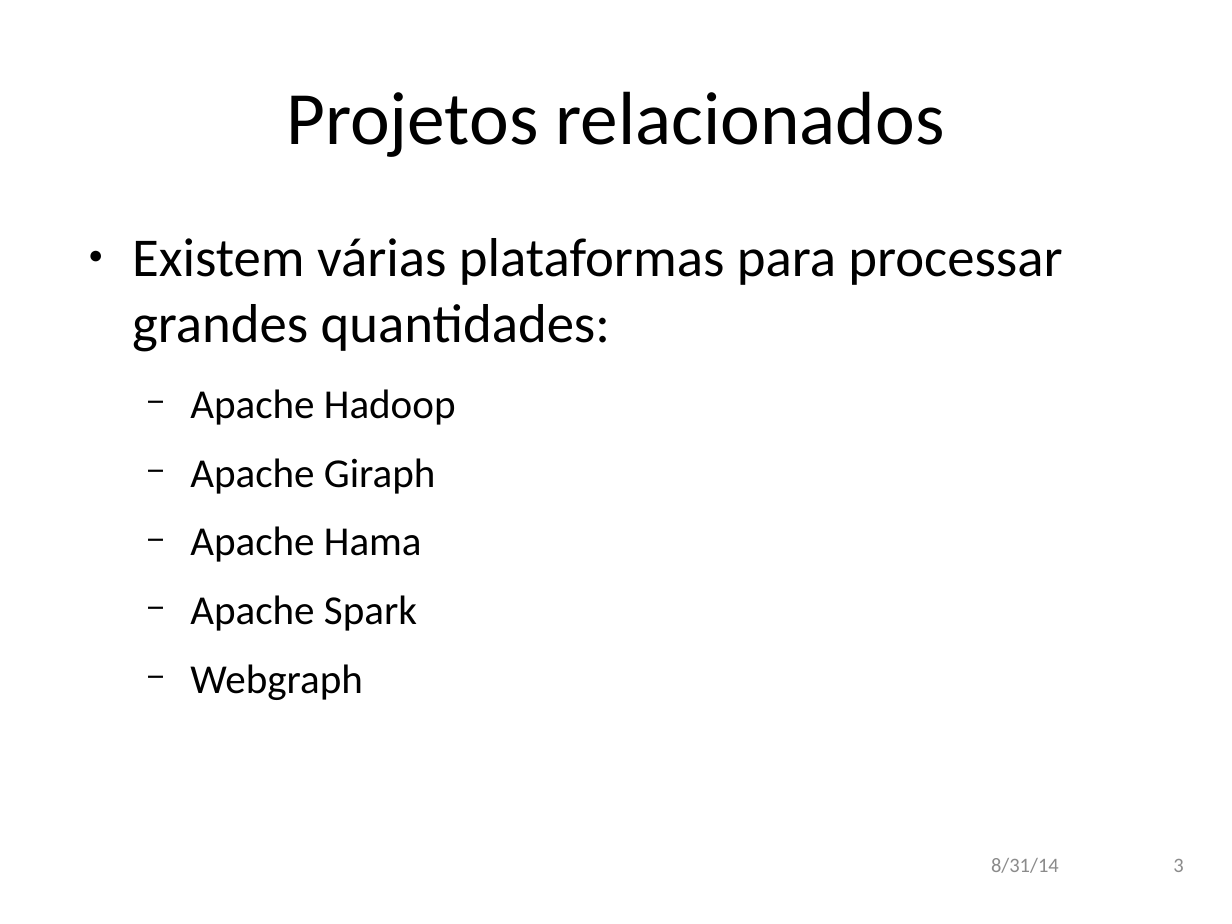
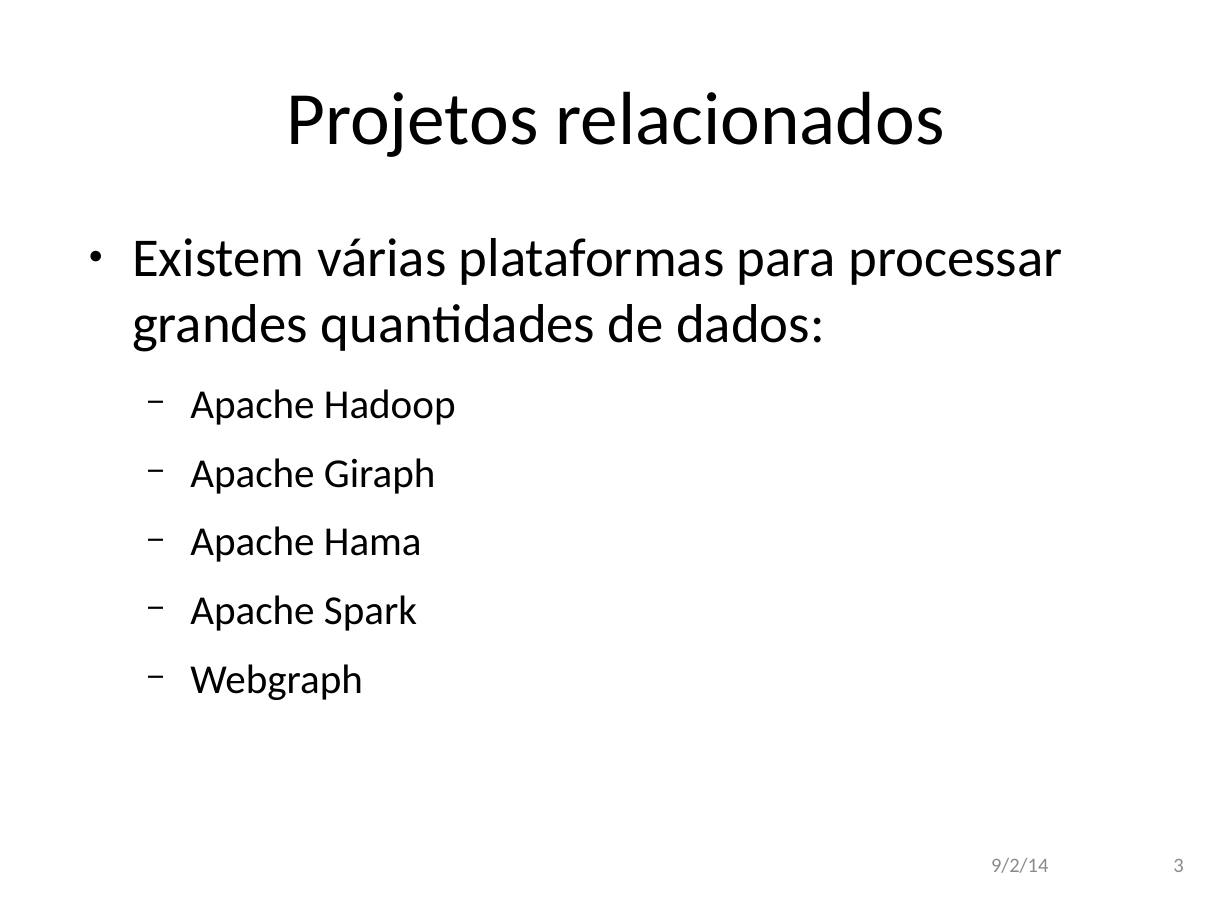
Before and after one commit to andremota/Distributed-Graph-Processing, a slide deck: slide 3 of docs/apresentação/apres_isel_format.odp. Drawn at 1232x924 pixels with LibreOffice and Linux fonts; fonts in the diff are those of the drawing; background and template pictures are left out. Boxes give left, top, right and bottom in pixels: in the first picture for what was removed or moved away, otherwise in the second. Text is boxed around its words. In the diff, an @@ line names an element or a change of style, - is before the commit and + after.

```diff
--- a/docs/apresentação/apres_isel_format.odp
+++ b/docs/apresentação/apres_isel_format.odp
@@ text at box(132, 238, 1062, 352): text changed @@
-● Existem várias plataformas para processar grandes quantidades:
+● Existem várias plataformas para processar grandes quantidades de dados:
@@ text at box(991, 858, 1048, 873): text changed @@
-8/31/14
+9/2/14
```
Also in this commit, not shown: 17 other slides changed.
